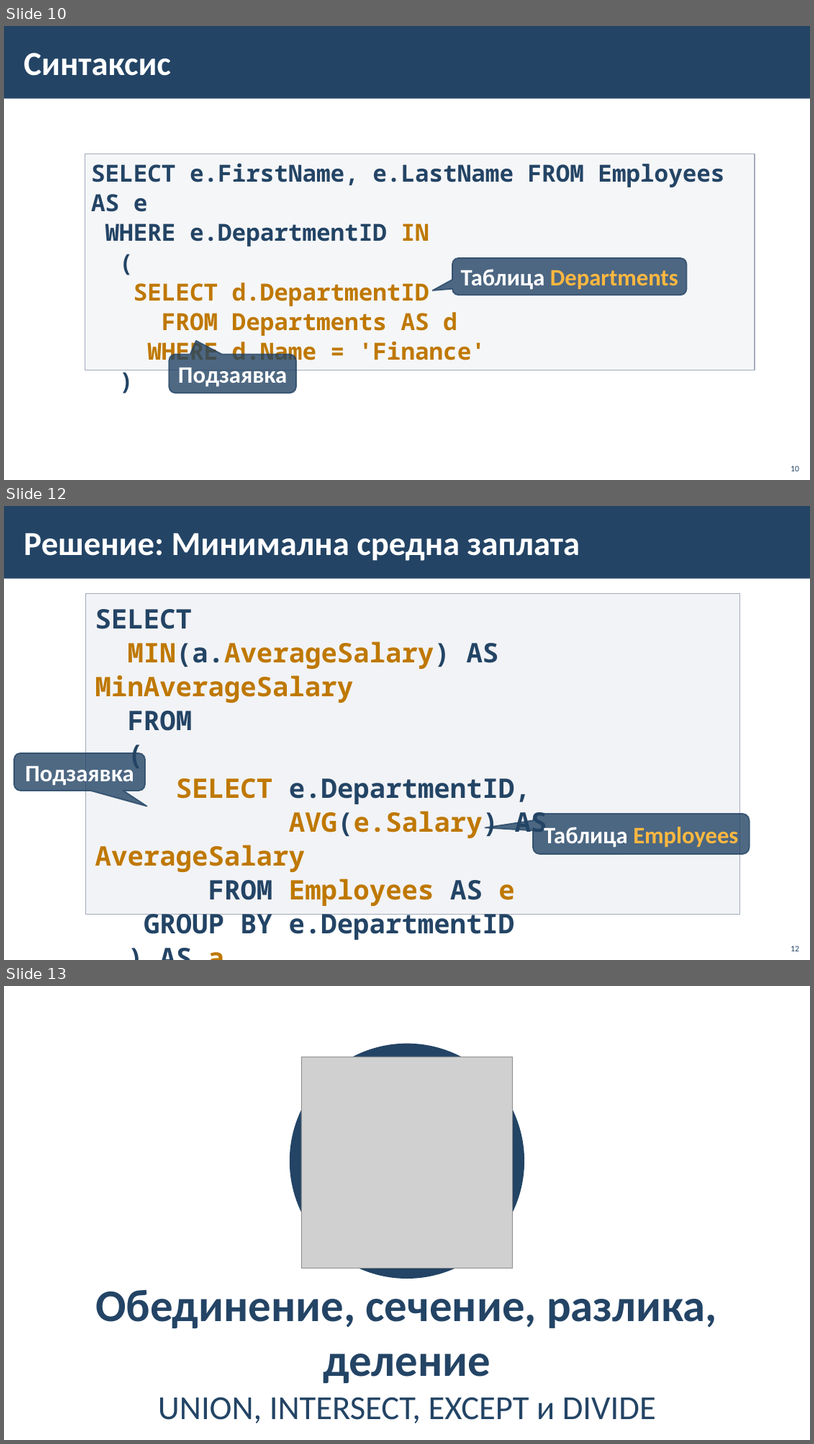
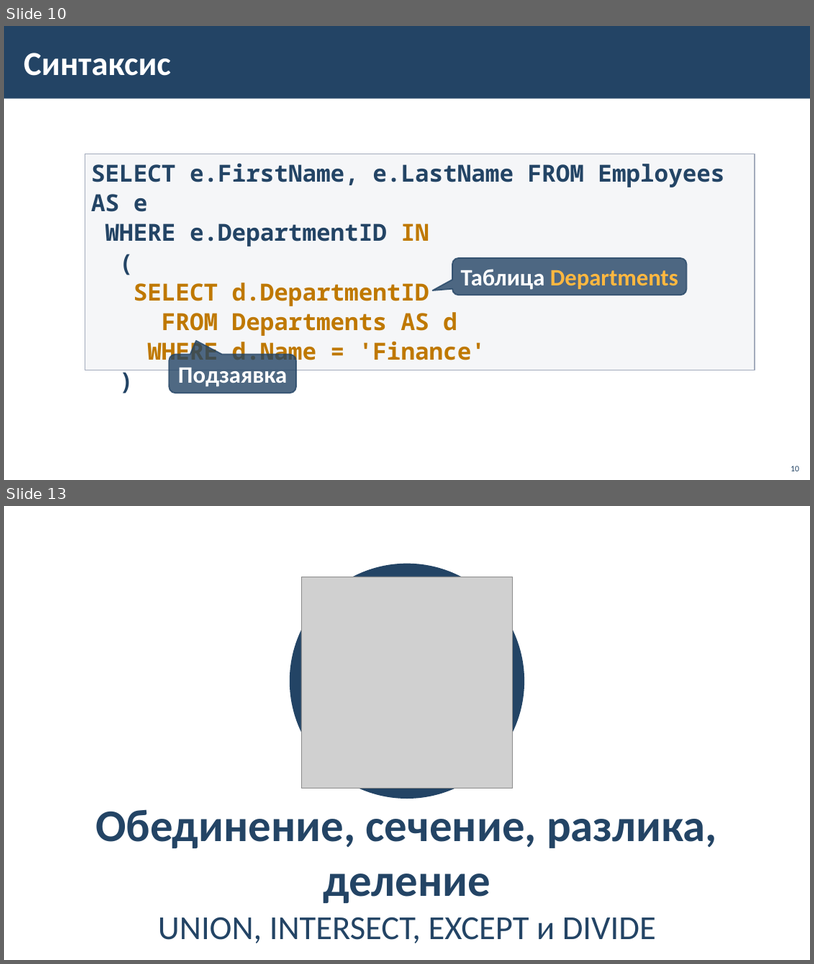
Before and after one commit to BG-IT-Edu/School-Programming, a slide deck: Courses/Software-Sciences/Module-3-Databases-New/10-Complex-Joins-and-Subqueries/10-Complex-Joins-and-Subqueries.pptx. Shown one above the other, each under a label of ours: slides 10, 12 and 13 before the commit, slides 10 and 13 after it; the slides between them are not shown. The pictures are 814x1444 and 814x964 pixels, drawn with LibreOffice and Linux fonts; fonts in the diff are those of the drawing; grey boxes stand for pictures; background and template pictures are left out. Boxes give left, top, right and bottom in pixels: in the first picture for what was removed or moved away, otherwise in the second. Text is boxed around its words. In the diff, an @@ line names an element or a change of style, - is before the commit and + after.

```diff
--- a/Courses/Software-Sciences/Module-3-Databases-New/10-Complex-Joins-and-Subqueries/10-Complex-Joins-and-Subqueries.pptx
+++ b/Courses/Software-Sciences/Module-3-Databases-New/10-Complex-Joins-and-Subqueries/10-Complex-Joins-and-Subqueries.pptx
@@ slide 12 removed at [4,506,810,960], background #FFFFFF; not listed: 1 template element that a slide beside it also shows @@
@@ title removed at [23,533,580,561] @@
-Решение: Минимална средна заплата
@@ rectangle removed at [85,593,741,914] @@
-SELECT
-MIN(a.AverageSalary) AS MinAverageSalary
-FROM
-(
-SELECT e.DepartmentID,
-AVG(e.Salary) AS AverageSalary
-FROM Employees AS e
-GROUP BY e.DepartmentID
-) AS a
@@ rounded speech box removed at [14,753,146,790] @@
-Подзаявка
@@ rounded speech box removed at [533,813,750,854] @@
-Таблица Employees
@@ page number removed at [791,945,800,951] @@
-12
```
Also in this commit, not shown: 1 slide changed, 1 slide added.
